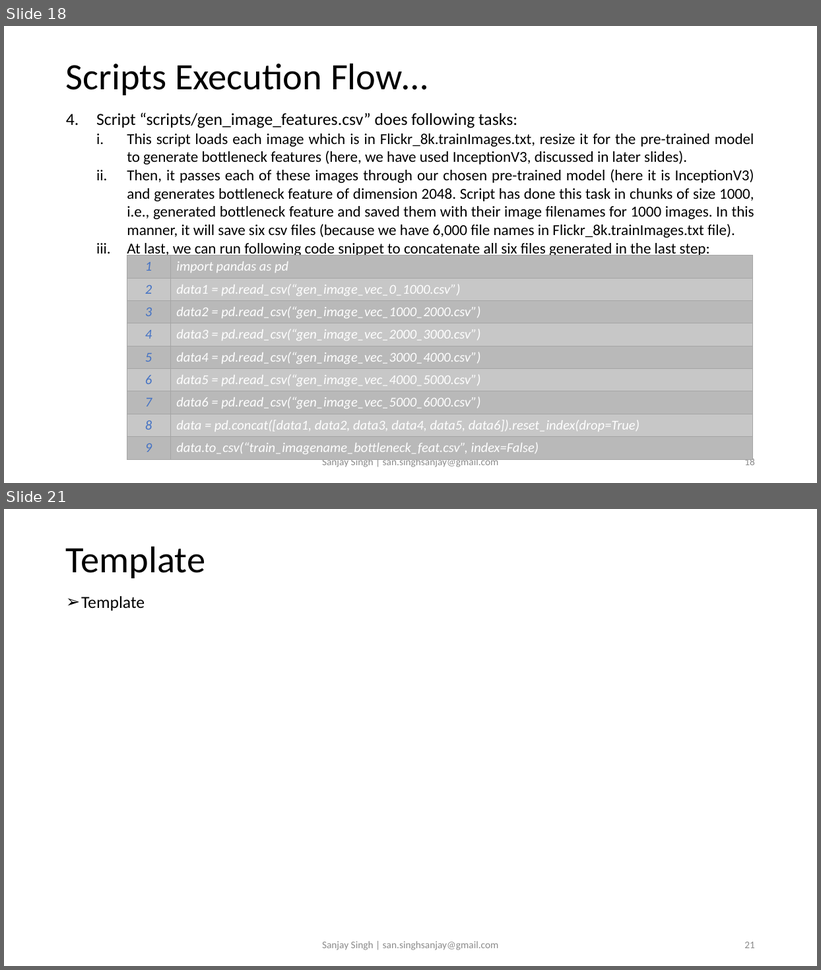
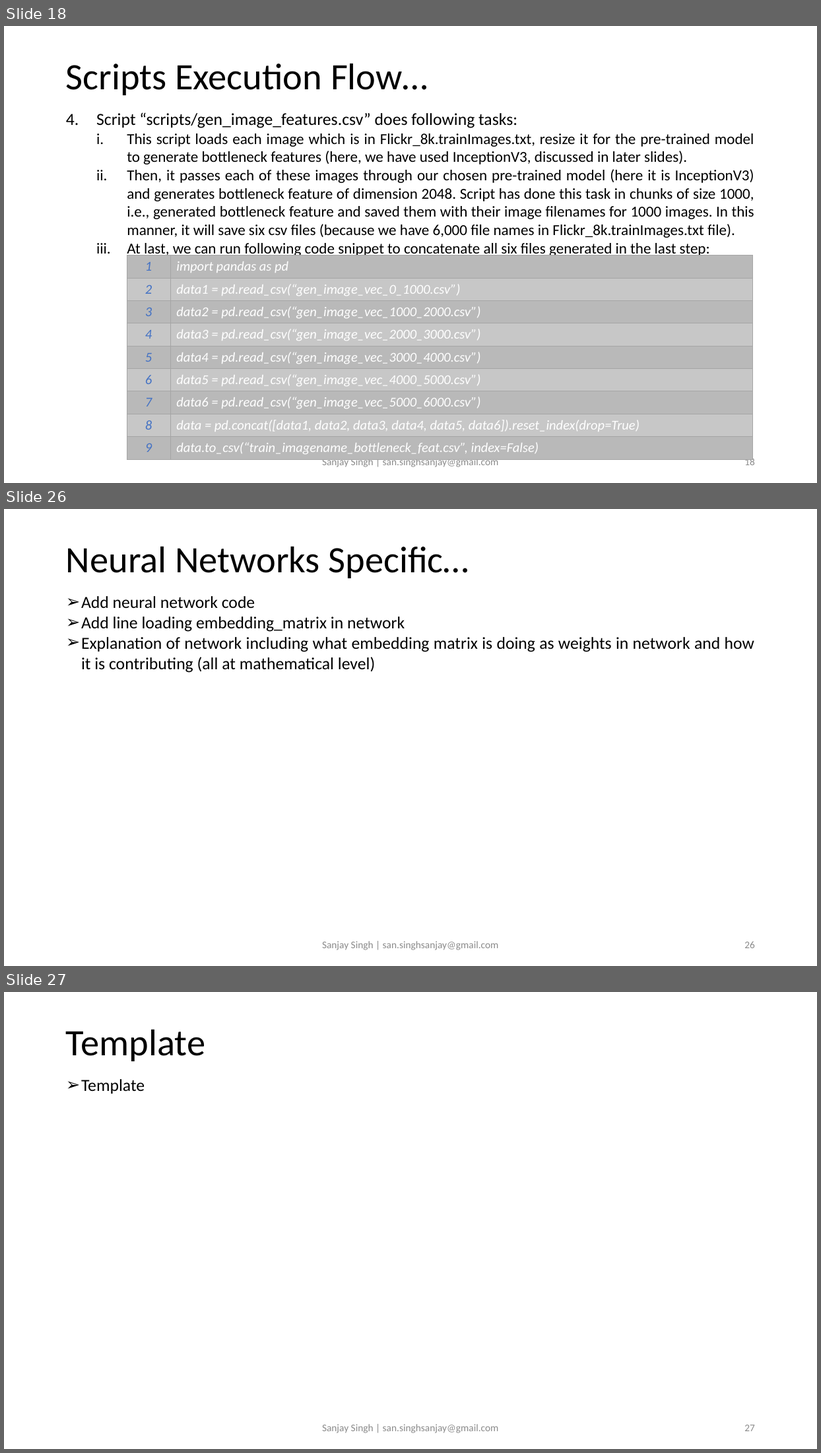
Before and after one commit to sansinghsanjay/Flickr8k_ImageCaptioning, a slide deck: readme.pptx. Shown one above the other, each under a label of ours: slides 18 and 21 before the commit, slides 18, 26 and 27 after it; the slides between them are not shown. The pictures are 821x970 and 821x1453 pixels, drawn with LibreOffice and Linux fonts; fonts in the diff are those of the drawing. Boxes give left, top, right and bottom in pixels: in the first picture for what was removed or moved away, otherwise in the second. Text is boxed around its words. In the diff, an @@ line names an element or a change of style, - is before the commit and + after.

```diff
--- a/readme.pptx
+++ b/readme.pptx
@@ slide 26 added at [4, 509, 817, 966], background #FFFFFF @@
@@ title added at [66, 546, 469, 578], 44 pt, text #000000 @@
+Neural Networks Specific…
@@ text added at [81, 596, 754, 673], 20 pt, text #000000 @@
+➢ Add neural network code
+➢ Add line loading embedding_matrix in network
+➢ Explanation of network including what embedding matrix is doing as weights in network and how it is contributing (all at mathematical level)
@@ text added at [322, 941, 499, 951], 12 pt, text #8C8C8C @@
+Sanjay Singh | san.singhsanjay@gmail.com
@@ page number added at [745, 941, 755, 949], 12 pt, text #8C8C8C @@
+26
@@ what was slide 21 is now slide 27 @@
@@ page number at [745, 1425, 755, 1432]: text changed @@
-21
+27
```
Also in this commit, not shown: 3 slides changed, 5 other slides added, 1 other file.
